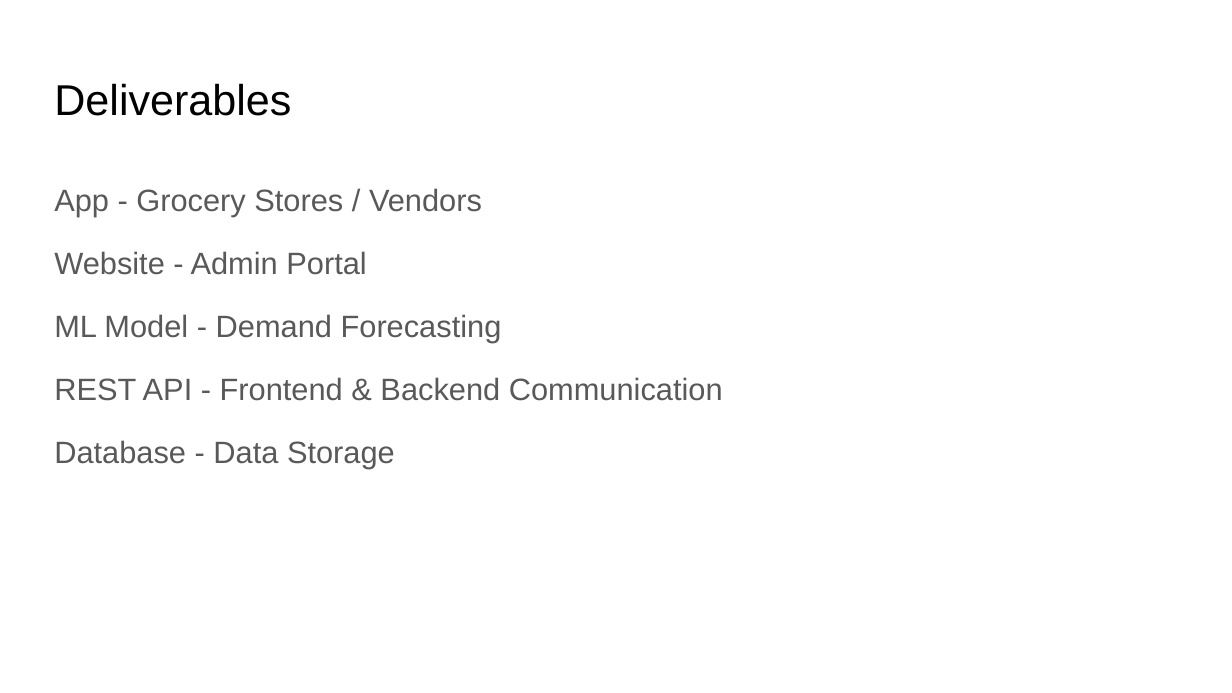
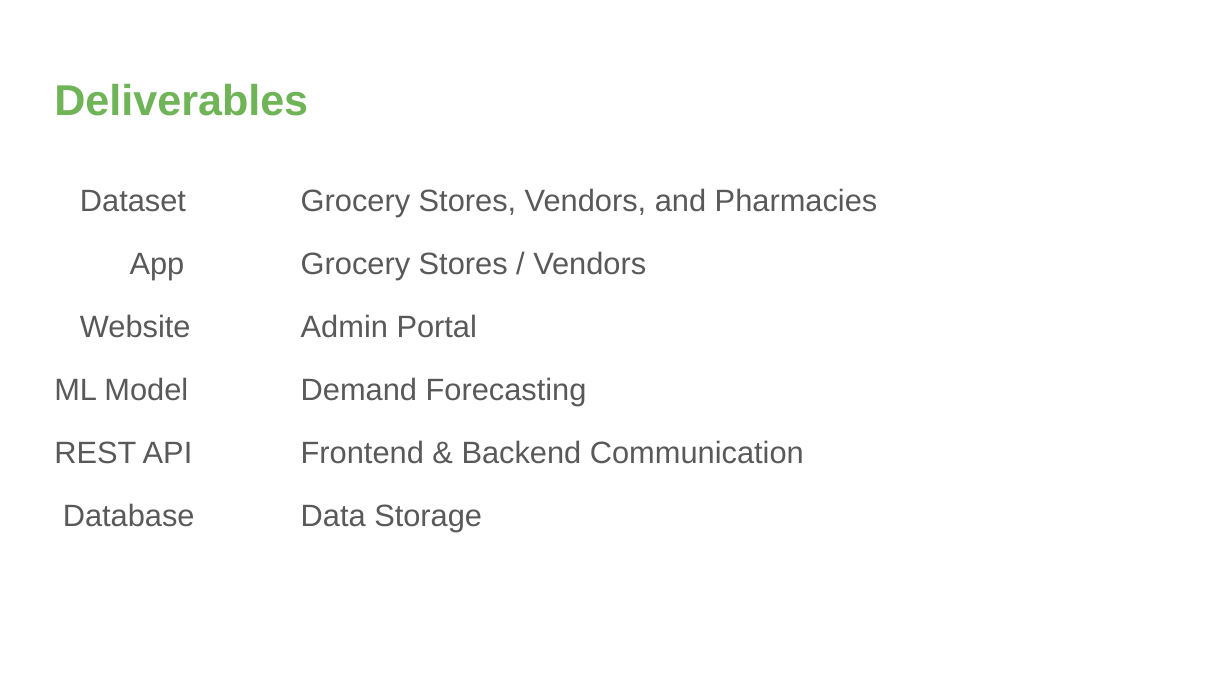
Before and after one commit to yrrebeere/prj-403, a slide deck: slide 11 of Project Proposal/Presentation/Presentation.pptx (slide 7 before the commit). Drawn at 1232x693 pixels with LibreOffice and Linux fonts; fonts in the diff are those of the drawing. Boxes give left, top, right and bottom in pixels: in the first picture for what was removed or moved away, otherwise in the second. Text is boxed around its words. In the diff, an @@ line names an element or a change of style, - is before the commit and + after.

```diff
--- a/Project Proposal/Presentation/Presentation.pptx
+++ b/Project Proposal/Presentation/Presentation.pptx
@@ title "Deliverables" at [54,84,308,116]: text colour #000000 to #6FB457, bold on @@
@@ text at [54,188,878,532]: text changed @@
-App - Grocery Stores / Vendors
-Website - Admin Portal
-ML Model - Demand Forecasting
-REST API - Frontend & Backend Communication
-Database - Data Storage
+Dataset Grocery Stores, Vendors, and Pharmacies
+App Grocery Stores / Vendors
+Website Admin Portal
+ML Model Demand Forecasting
+REST API Frontend & Backend Communication
+Database Data Storage
```
Also in this commit, not shown: 5 other slides changed, 9 slides added, 7 slides removed, 1 other file.
